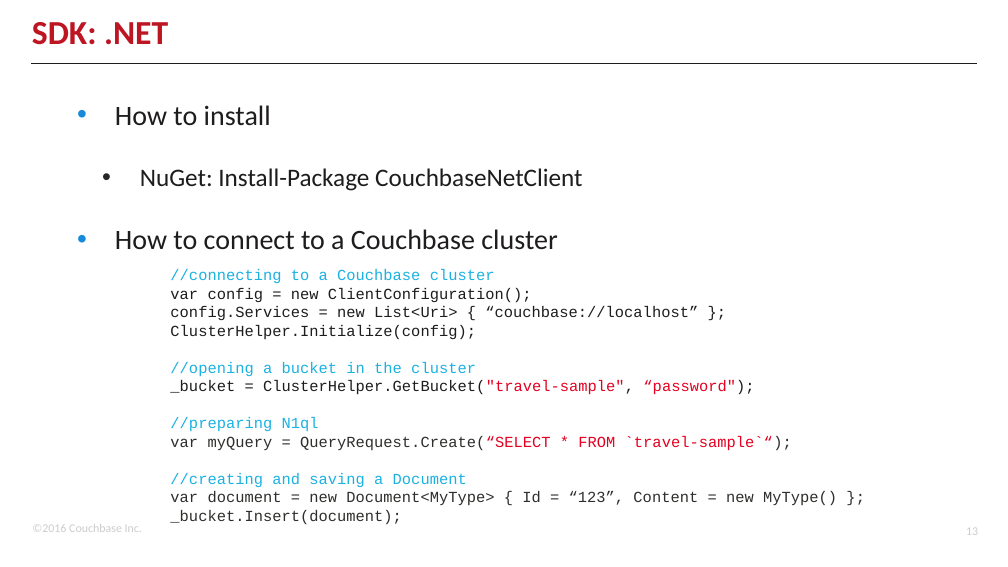
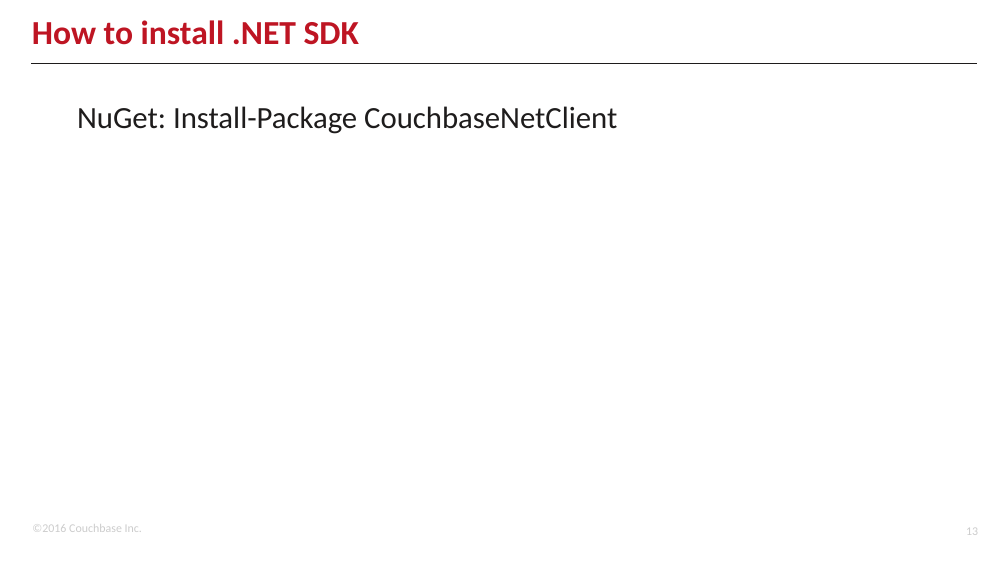
Before and after one commit to couchbaselabs/aspnet-nosql-workshop, a slide deck: slide 13 of 02/02.pptx. Drawn at 1008x567 pixels with LibreOffice and Linux fonts; fonts in the diff are those of the drawing; background and template pictures are left out. Boxes give left, top, right and bottom in pixels: in the first picture for what was removed or moved away, otherwise in the second. Text is boxed around its words. In the diff, an @@ line names an element or a change of style, - is before the commit and + after.

```diff
--- a/02/02.pptx
+++ b/02/02.pptx
@@ title at bbox=[32, 20, 359, 45]: text changed @@
-SDK: .NET
+How to install .NET SDK
@@ text "NuGet: Install-Package CouchbaseNetClient" at bbox=[77, 106, 617, 134]: size 18 to 22 pt; bullet • to none; list level 2 to 1 in "NuGet: Install-Package CouchbaseNetClient" @@
@@ text at bbox=[115, 105, 271, 126]: paragraph removed @@
-• How to install
@@ text at bbox=[115, 229, 557, 250]: paragraph removed @@
-• How to connect to a Couchbase cluster
@@ text removed at bbox=[170, 269, 837, 524] @@
-//connecting to a Couchbase cluster
-var config = new ClientConfiguration();
-config.Services = new List<Uri> { “couchbase://localhost” };
-ClusterHelper.Initialize(config);
-//opening a bucket in the cluster
-_bucket = ClusterHelper.GetBucket("travel-sample", “password");
-//preparing N1ql
-var myQuery = QueryRequest.Create(“SELECT * FROM `travel-sample`“);
-//creating and saving a Document
-var document = new Document<MyType> { Id = “123”, Content = new MyType() };
-_bucket.Insert(document);
```
Also in this commit, not shown: 5 slides added.
